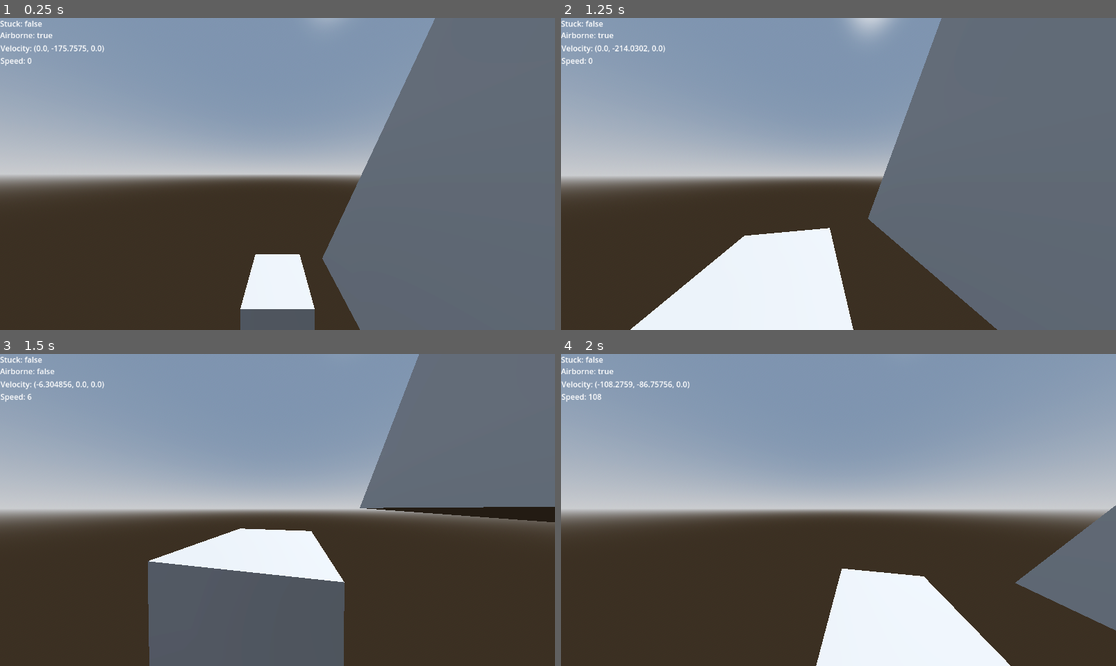
Above: before the commit, frames 1-4 (two rows, left to right).
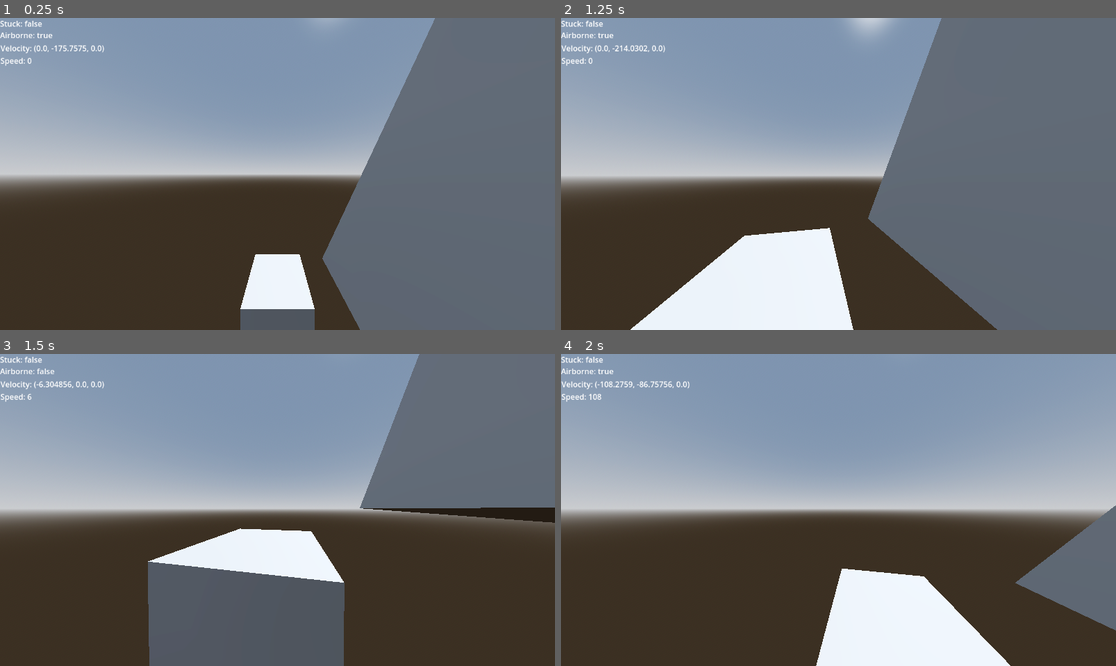
Above: after the commit, the same moments.

Repository: GibberishDev/GodSource
Game: Godot game, scene res://debug_scene_delete_later.tscn
Two runs of this game, one before a commit and one after it. Both use one fixed random seed, a clock stepped at 60 frames per second and the inputs below. This scene is started directly instead of the project's main scene.
Inputs (mouse positions are in pixels of both pictures, inside the frame that each line leads up to):
- Up to frame 1 (0.25 s): no input
- Up to frame 2 (1.25 s): tap Enter at 0.5 s; move the mouse to (866, 174) at 0.52 s; hold W (forward) from 0.53 s (still down); tap Space (jump) at 0.6, 0.77, 1.07 s; click (866, 174) at 0.67 s
- Up to frame 3 (1.5 s): keep holding W (forward); move the mouse to (249, 510) at 1.27 s; tap Ctrl (crouch) at 1.35 s
- Up to frame 4 (2 s): keep holding W (forward); tap Space (jump) at 1.52, 1.55, 1.82 s

Frames 1-2 are identical in both runs. In frame 3, 0.2% of the frame differs, in the area x 26-100%, y 0-74%; in frame 4, nothing differs.

Commit message:
Implement step_up logic

Diff:
--- a/debug_scene_delete_later.tscn
+++ b/debug_scene_delete_later.tscn
@@ -134,3 +134,10 @@
 path_continuous_u = true
 path_u_distance = 1.0
 path_joined = false
+
+[node name="stair" type="CSGPolygon3D" parent="."]
+transform = Transform3D(1, 0, 0, 0, 1, 0, 0, 0, 1, 0, 0, 8.772794)
+use_collision = true
+collision_mask = 2
+polygon = PackedVector2Array(0, 0, 0, 0.2, 0.2, 0.2, 0.2, 0.4, 0.4, 0.4, 0.4, 0.6, 0.6, 0.6, 0.6, 0.8, 0.8, 0.8, 0.8, 1, 1, 1, 1, 0)
+depth = 2.95
--- a/lib/classes/camera_anchor.gd
+++ b/lib/classes/camera_anchor.gd
@@ -150,8 +150,7 @@
 		return
 	var movement_amount : float = 3.0 * delta
 	if owner_velocity != Vector3.ZERO:
-		movement_amount = owner_velocity.length() * delta * 2
-	print($smoother.global_position.move_toward(global_position, movement_amount), $smoother.global_position)
+		movement_amount = owner_velocity.length() * delta
 	$smoother.global_position = $smoother.global_position.move_toward(global_position, movement_amount)
 	start_smoothing_position = $smoother.global_position
 	if $smoother.position == Vector3.ZERO:
--- a/lib/classes/gs_player.gd
+++ b/lib/classes/gs_player.gd
@@ -65,6 +65,8 @@
 var jump_speed_cap: float = 1.2
 @export
 var max_air_speed : float = 30 * 1.905 / 100
+@export
+var max_step_up : float = 18 * 1.905 / 100
 #endregion
 
 #region player state variables
@@ -93,6 +95,8 @@
 var gravity_multiplier : float = 1.0
 var current_mid_air_jumps : int = 0
 var ground_acceleration : float = 10
+var last_floored_frame : int = 0
+var snapped_to_stairs_last_frame : bool = false
 #endregion
 
 #region enum defenitions
@@ -174,7 +178,7 @@
 	camera.fov = 110.0 # Yeah i have fkn prey side mounted eyes with 360 degrees of vision. How did you know?
 	self.add_child(camera)
 	get_node("CameraAnchor").mount_camera(camera) #each player entity has CameraAnchor by default. Might be bad to include here without checking if anchor is present (ex. player is a ghost/spectator)
-
+	setup_casts_step_check()
 
 func _physics_process(delta: float) -> void:
 	process_movement(delta)
@@ -208,7 +212,9 @@
 			clip_velocity(get_wall_normal())
 		#step 9: move and slide?. Question mark here is due to me(gibbdev) being not 100% sure if this is correct place to plug default godot implementation of move_and_slide
 		#It might be out of place due to Source 1 engine processing movement and physics kinda separate as Valve traces the player bounding box before editing the velocity
-		move_and_slide()
+		if !step_up_check(delta):
+			step_down_check()
+			move_and_slide()
 		#step 10: check if grounded and surface properties
 		if check_grounded():
 			is_airborne = false
@@ -337,7 +343,10 @@
 		is_airborne = true
 
 func check_grounded() -> bool:
-	return (is_on_floor() and (velocity.y < upward_velocity_threshhold))
+	var state : bool = is_on_floor() and (velocity.y < upward_velocity_threshhold)
+	if state:
+		last_floored_frame = Engine.get_physics_frames()
+	return state
 
 func limit_velocity() -> void:
 	if velocity.length() > maximum_velocity_cap:
@@ -657,3 +666,135 @@
 	stuck_check_collider.shape = collision_hull.shape 			# copy hull shape
 
 #endregion
+
+#region step up logic
+
+# In general its good if game can get by without step up or down. Its all tested over the years
+# and turns our sidden elevation changes and movement shooters do not mix well. use ramps instead where possible
+# But without step up and down logic player will stub their toes on the smallest edges possible and get stopped. No bueno
+
+## [b][u]PURPOSE[/u][/b]:[br] Method executed in [method _ready]. Sets up transforms of step up raycast and stepdown shapecast
+func setup_casts_step_check() -> void:
+	# making step down ShapeCast3D same size as player hull and height of max step up length
+	$step_down_shape_cast.shape.size = Vector3(standart_hull_size.x, max_step_up + 0.1, standart_hull_size.z)
+
+	# positioning step down ShapeCast3D at the bottom of player hull
+	$step_down_shape_cast.position = Vector3(0, (max_step_up + 0.1)/ -2, 0)
+
+	# making step up RayCast3d length be max step up length
+	$step_up_ray_cast.target_position.y = -(max_step_up + 0.1)
+
+## [b][u]PURPOSE[/u][/b]:[br] Checks if wall is at walkable angle to be able to step up onto it[br]
+## [b][u]ARGS[/u][/b]:[br] surface_normal - [Vector3] - normal of the wall
+func is_wall_too_steep(surface_normal: Vector3) -> bool:
+	# testing if surface angle is more than max walkable surface angle
+	return surface_normal.angle_to(Vector3.UP) > floor_max_angle
+
+
+## [b][u]PURPOSE[/u][/b]:[br] Perfoms a test motion of [CharacterBody3D] with [method PhysicsServer3D.body_test_motion][br]
+## [b][u]ARGS[/u][/b]:[br] from - [Transform3D] - original body transform[br] motion - [Vector3] - test motion destination[br] result - [PhysicsTestMotionResult3D] - [color=gold]NULLABLE[/color] - Describes the motion and collision result[br]
+## [b][u]RETURN[/u][/b]:[br] [bool] - returns if motion was successful
+func test_motion(from: Transform3D, motion: Vector3, result: PhysicsTestMotionResult3D = null) -> bool:
+	# if result is null instance new one
+	if !result:
+		result = PhysicsTestMotionResult3D.new()
+
+	# instance new physcs motion parameters
+	var parameters: PhysicsTestMotionParameters3D = PhysicsTestMotionParameters3D.new()
+
+	# define motion in prams
+	parameters.from = from
+	parameters.motion = motion
+
+	# test motion
+	return PhysicsServer3D.body_test_motion(get_rid(), parameters , result)
+
+## [b][u]PURPOSE[/u][/b]:[br] Snaps player to ground upon walking off ledges shorter than max step up length
+func step_down_check() -> void:
+	# reset state of stepping down
+	var stepped_down: bool = false
+	# determine if player was on floor in last frame or current frame
+	var was_on_floor_last_frame: bool = (Engine.get_physics_frames() - last_floored_frame <= 2)
+	# see if ground below is close enough and wlkable to be stepped down
+	var is_ground_below: bool = ($step_down_shape_cast.is_colliding())
+
+	# if airborne and was grounded last frame and intending to jump: true -> step down , false -> update last frame grounded
+	if is_airborne and (stepped_down or was_on_floor_last_frame) and !wish_jump and velocity.y < 0:
+		# create new physics server test object
+		var motion_test_result: PhysicsTestMotionResult3D = PhysicsTestMotionResult3D.new()
+
+		# ask physics server testmotion if player can conplete step down movement and if there is ground to step down to
+		if test_motion(global_transform, Vector3(0, -max_step_up, 0), motion_test_result) and is_ground_below:
+			# call camera smoothing method from [PlayerCameraComponent]
+			$CameraAnchor.save_start_smoothing_position()
+
+			# get travel distance from motion test
+			var translate_y: float = motion_test_result.get_travel().y
+			# tp player down
+			position.y += translate_y
+			# align player to floor, just in case
+			apply_floor_snap()
+			# stepdown success
+			stepped_down = true
+
+	# Update if player was snapped to ground with state of the method
+	snapped_to_stairs_last_frame = stepped_down
+
+## [b][u]PURPOSE[/u][/b]:[br] Moves player up if ledge height within step up length margin.[br][b][color=gold]!!IMPORTANT!! THIS METHOD MOVES PLAYER!
+## EXECUTING [method CharacterBody3D.move_and_slide] WILL RESULT IN ERRONIOS DOUBLE MOVEMENT![/color][br]
+## [b][u]ARGS[/u][/b]:[br] delta - [float] - delta time of last physics frame[br] new_velocity - [Vector3] - currently modifiable parent [CharacterBody3D] velocity[br]
+## [b][u]RETURN[/u][/b]:[br] [bool] - returns if step up was successful. Use this return to prevent double movent with [method CharacterBody3D.move_and_slide]
+func step_up_check(delta: float) -> bool:
+	# If player is not grounded and wasnt snapped to floor: cancell
+	if !is_on_floor() and !snapped_to_stairs_last_frame:
+		return false
+	# If moving up or not moving horizontally: cancell
+	if velocity.y > 0 or (velocity * Vector3(1, 0, 1)).length() == 0:
+		return false
+
+	# Project next motion using delta and current velocity
+	var expected_motion: Vector3 = velocity * Vector3(1 ,0 ,1) * delta
+	# Predict next motion with step up in mind
+	var step_pos_with_clearance: Transform3D = global_transform.translated(expected_motion + Vector3(0, max_step_up * 2, 0))
+	# New physics collision check instance
+	var down_check_result: KinematicCollision3D = KinematicCollision3D.new()
+
+	# Test if player can fit in desegnated place and ground is either StaticBody3D or god forbid CSGShape3D. I guess rn you couldnt step up other players...
+	if (test_move(step_pos_with_clearance, Vector3(0, -max_step_up * 2 ,0), down_check_result)):# and (down_check_result.get_collider().is_class("StaticBody3D") or down_check_result.get_collider().is_class("CSGShape3D"))):
+		# Determine travel distance
+		var step_height: float = ((step_pos_with_clearance.origin + down_check_result.get_travel()) - global_position).y
+
+		# If travel distance is invalid: cancell
+		if step_height > max_step_up or step_height <= 0.01 or (down_check_result.get_position() - global_position).y > max_step_up:
+			return false
+
+		# Move raycast to the predicted motion destination
+		$step_up_ray_cast.global_position = down_check_result.get_position() + Vector3(0, max_step_up, 0) + expected_motion.normalized() * 0.1
+
+		# Update raycast
+		$step_up_ray_cast.force_raycast_update()
+		# Check if step up spot is valid
+		if $step_up_ray_cast.is_colliding() and not is_wall_too_steep($step_up_ray_cast.get_collision_normal()):
+			# Call camera smoothing method from [PlayerCameraComponent]
+			$CameraAnchor.save_start_smoothing_position()
+
+			# Move player up the ledge
+			global_position = step_pos_with_clearance.origin + down_check_result.get_travel()
+
+			# Align with the floor
+			apply_floor_snap()
+
+			# Update state
+			snapped_to_stairs_last_frame = true
+
+			# On success send true which will cancell out move_and_slide
+			return true
+
+	# In case of fail just pass the method
+	return false
+#endregion
+
+#region step up/down logic. Honestly some sort of black magic with testing motion before doing it...
+
+
+#endregion
--- a/lib/classes/gs_player.tscn
+++ b/lib/classes/gs_player.tscn
@@ -8,6 +8,9 @@
 
 [sub_resource type="BoxShape3D" id="BoxShape3D_k5xr0"]
 size = Vector3(0.933, 0.381, 0.933)
+
+[sub_resource type="BoxShape3D" id="BoxShape3D_ga4fc"]
+size = Vector3(0.933, 0.15, 0.933)
 
 [node name="gs_player" type="CharacterBody3D"]
 collision_layer = 2
@@ -44,5 +47,13 @@
 [node name="CameraAnchor" parent="." instance=ExtResource("2_ga4fc")]
 transform = Transform3D(1, 0, 0, 0, 1, 0, 0, 0, 1, 0, 1.295, 0)
 
+[node name="step_down_shape_cast" type="ShapeCast3D" parent="."]
+transform = Transform3D(1, 0, 0, 0, 1, 0, 0, 0, 1, 0, -0.343, 0)
+shape = SubResource("BoxShape3D_ga4fc")
+target_position = Vector3(0, 0, 0)
+debug_shape_custom_color = Color(0.6117647, 1, 0, 1)
+
+[node name="step_up_ray_cast" type="RayCast3D" parent="."]
+
 [connection signal="timeout" from="crouch_timer" to="." method="crouch"]
 [connection signal="timeout" from="uncrouch_timer" to="." method="uncrouch"]
Not shown: 1 places in lib/classes/gs_player.tscn that only renumber resources
